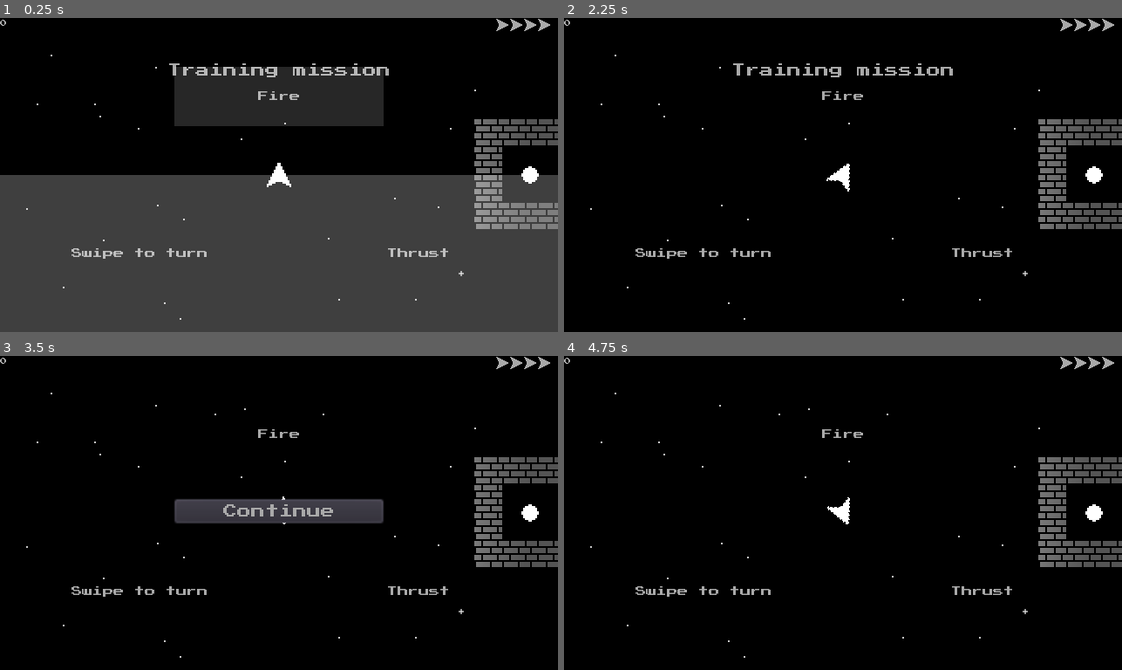
Above: before the commit, frames 1-4 (two rows, left to right).
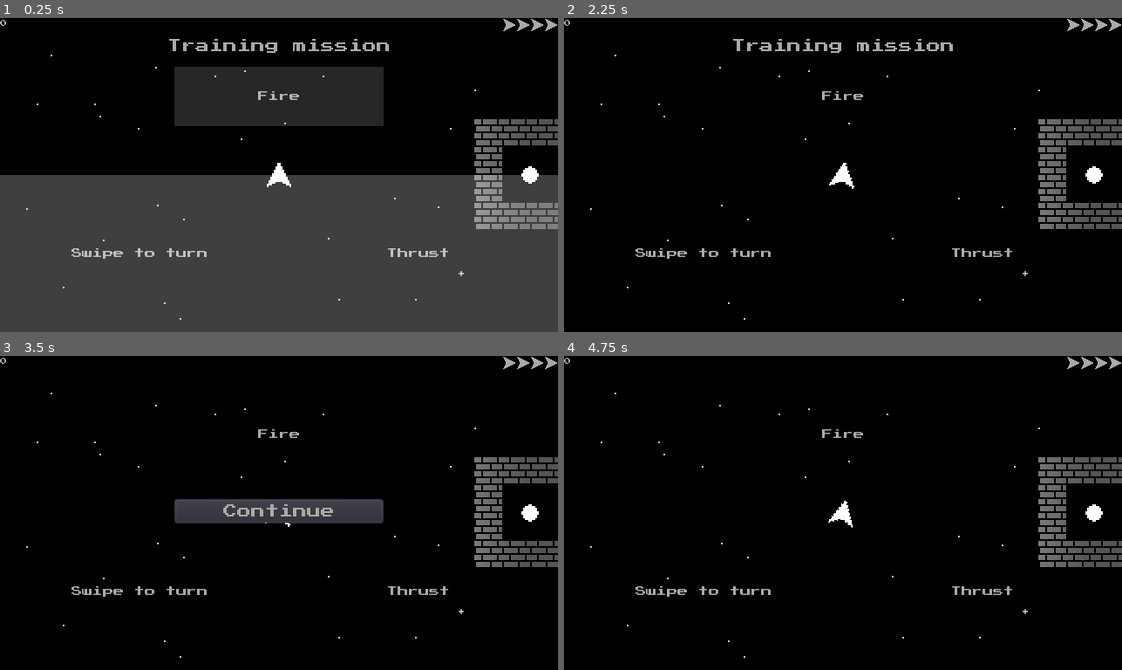
Above: after the commit, the same moments.

Repository: gerald1248/hollows-ng
Game: Godot game, scene res://scenes/main.tscn
Two runs of this game, one before a commit and one after it. Both use one fixed random seed, a clock stepped at 60 frames per second and the inputs below. This scene is started directly instead of the project's main scene.
Inputs (mouse positions are in pixels of both pictures, inside the frame that each line leads up to):
- Up to frame 1 (0.25 s): no input
- Up to frame 2 (2.25 s): move the mouse to (965, 159) at 0.52 s; hold Right (ui_right) 0.53-1.25 s; hold P 0.53-1.25 s; click (965, 159) at 0.67 s; tap Space at 0.77 s; click "Continue" at 1.25 s; tap Enter at 2 s; drag from (731, 190) to (1055, 134) at 2.02 s
- Up to frame 3 (3.5 s): move the mouse to (334, 443) at 2.77 s; hold Right (ui_right) from 2.78 s (still down); hold P from 2.78 s (still down)
- Up to frame 4 (4.75 s): release Right (ui_right) at 3.5 s; release P at 3.5 s; click "Continue" at 3.5 s; tap Space at 4.25 s; drag from (815, 575) to (1077, 472) at 4.27 s

The runs differ from the first frame. In frame 1, 1.3% of the frame differs, in the area x 30-100%, y 0-19%; in frame 2, 1.4%, in the area x 30-100%, y 0-56%; in frame 3, 0.3%; in frame 4, 0.4%.
Error before the commit: Invalid get index 'x' (on base: 'Nil'). (res://scripts/hud.gd:29)

Commit message:
tweaked HUD layout

Diff:
--- a/scenes/main.tscn
+++ b/scenes/main.tscn
@@ -130,15 +130,15 @@
 } ]
 }
 
+[sub_resource type="DynamicFont" id=6]
+size = 4
+extra_spacing_top = 1
+font_data = ExtResource( 12 )
+
 [sub_resource type="DynamicFont" id=5]
 size = 8
 outline_size = 1
 outline_color = Color( 0, 0, 0, 1 )
-font_data = ExtResource( 12 )
-
-[sub_resource type="DynamicFont" id=6]
-size = 4
-extra_spacing_top = 1
 font_data = ExtResource( 12 )
 
 [sub_resource type="DynamicFont" id=7]
@@ -313,43 +313,98 @@
 [node name="hud" type="CanvasLayer" parent="."]
 script = ExtResource( 11 )
 
-[node name="alert" type="Label" parent="hud"]
-margin_right = 320.0
-margin_bottom = 60.0
-custom_fonts/font = SubResource( 5 )
+[node name="vbox" type="VBoxContainer" parent="hud"]
+margin_right = 320.0
+margin_bottom = 180.0
+size_flags_horizontal = 3
+size_flags_vertical = 3
+
+[node name="topbar" type="HBoxContainer" parent="hud/vbox"]
+margin_right = 320.0
+margin_bottom = 8.0
+rect_min_size = Vector2( 320, 8 )
+size_flags_horizontal = 3
+
+[node name="left" type="VBoxContainer" parent="hud/vbox/topbar"]
+margin_bottom = 8.0
+
+[node name="score" type="Label" parent="hud/vbox/topbar/left"]
+margin_bottom = 5.0
+custom_fonts/font = SubResource( 6 )
 custom_colors/font_color = Color( 0.666667, 0.666667, 0.666667, 1 )
 align = 1
 valign = 1
 
-[node name="score" type="Label" parent="hud"]
-custom_fonts/font = SubResource( 6 )
+[node name="middle" type="VBoxContainer" parent="hud/vbox/topbar"]
+margin_left = 4.0
+margin_right = 284.0
+margin_bottom = 8.0
+size_flags_horizontal = 3
+size_flags_vertical = 3
+
+[node name="right4" type="VBoxContainer" parent="hud/vbox/topbar"]
+margin_left = 288.0
+margin_right = 292.0
+margin_bottom = 8.0
+rect_min_size = Vector2( 4, 8 )
+
+[node name="player04" type="Sprite" parent="hud/vbox/topbar/right4"]
+scale = Vector2( 0.5, 0.5 )
+texture = ExtResource( 13 )
+centered = false
+vframes = 2
+
+[node name="right3" type="VBoxContainer" parent="hud/vbox/topbar"]
+margin_left = 296.0
+margin_right = 300.0
+margin_bottom = 8.0
+rect_min_size = Vector2( 4, 0 )
+
+[node name="player03" type="Sprite" parent="hud/vbox/topbar/right3"]
+scale = Vector2( 0.5, 0.5 )
+texture = ExtResource( 13 )
+centered = false
+vframes = 2
+
+[node name="right2" type="VBoxContainer" parent="hud/vbox/topbar"]
+margin_left = 304.0
+margin_right = 308.0
+margin_bottom = 8.0
+rect_min_size = Vector2( 4, 8 )
+
+[node name="player02" type="Sprite" parent="hud/vbox/topbar/right2"]
+scale = Vector2( 0.5, 0.5 )
+texture = ExtResource( 13 )
+centered = false
+vframes = 2
+
+[node name="right1" type="VBoxContainer" parent="hud/vbox/topbar"]
+margin_left = 312.0
+margin_right = 320.0
+margin_bottom = 8.0
+rect_min_size = Vector2( 8, 8 )
+
+[node name="player01" type="Sprite" parent="hud/vbox/topbar/right1"]
+scale = Vector2( 0.5, 0.5 )
+texture = ExtResource( 13 )
+centered = false
+vframes = 2
+
+[node name="alertbar" type="HBoxContainer" parent="hud/vbox"]
+margin_top = 12.0
+margin_right = 320.0
+margin_bottom = 20.0
+size_flags_horizontal = 3
+alignment = 1
+
+[node name="alert" type="Label" parent="hud/vbox/alertbar"]
+margin_left = 160.0
+margin_right = 160.0
+margin_bottom = 8.0
+custom_fonts/font = SubResource( 5 )
 custom_colors/font_color = Color( 0.666667, 0.666667, 0.666667, 1 )
 align = 1
 valign = 1
-
-[node name="player01" type="Sprite" parent="hud"]
-position = Vector2( 312, 4 )
-scale = Vector2( 0.5, 0.5 )
-texture = ExtResource( 13 )
-vframes = 2
-
-[node name="player02" type="Sprite" parent="hud"]
-position = Vector2( 304, 4 )
-scale = Vector2( 0.5, 0.5 )
-texture = ExtResource( 13 )
-vframes = 2
-
-[node name="player03" type="Sprite" parent="hud"]
-position = Vector2( 296, 4 )
-scale = Vector2( 0.5, 0.5 )
-texture = ExtResource( 13 )
-vframes = 2
-
-[node name="player04" type="Sprite" parent="hud"]
-position = Vector2( 288, 4 )
-scale = Vector2( 0.5, 0.5 )
-texture = ExtResource( 13 )
-vframes = 2
 
 [node name="training-fire" type="Label" parent="hud"]
 visible = false
--- a/scripts/hud.gd
+++ b/scripts/hud.gd
@@ -7,13 +7,13 @@
 	update_score(global.score)
 
 	if global.lives < 5:
-		get_node("player04").hide()
+		get_node("vbox/topbar/right4/player04").hide()
 	if global.lives < 4:
-		get_node("player03").hide()
+		get_node("vbox/topbar/right3/player03").hide()
 	if global.lives < 3:
-		get_node("player02").hide()
+		get_node("vbox/topbar/right2/player02").hide()
 	if global.lives < 2:
-		get_node("player01").hide()
+		get_node("vbox/topbar/right1/player01").hide()
 
 	# training
 	if global.level_index == 0:
@@ -25,36 +25,41 @@
 		get_node("training-thrust-rect").show()
 		get_node("training-animation").play("training")
 
+	#$vbox.rect_position = OS.get_window_safe_area().position
+	#$vbox.rect_size = OS.get_window_safe_area().size
+	get_node("vbox/topbar").rect_size.x = $vbox.rect_size.x/4
+
 func layout(viewport):
-	$alert.rect_size.x = viewport.x
-	$player01.transform.origin.x = viewport.x - 4
-	$player02.transform.origin.x = viewport.x - 12
-	$player03.transform.origin.x = viewport.x - 20
-	$player04.transform.origin.x = viewport.x - 28
-	$"training-fire".rect_size.x = viewport.x
-	$"training-turn".rect_size.x = viewport.x / 2
-	$"training-thrust".margin_left = viewport.x / 2
-	$"training-thrust".rect_size.x = viewport.x / 2
-	$"training-fire-rect".rect_size.x = viewport.x
-	$"training-fire-rect".rect_pivot_offset.x = viewport.x/2
-	$"training-fire-rect".rect_pivot_offset.y = viewport.y/4
-	$"training-turn-rect".rect_size.x = viewport.x/2
-	$"training-turn-rect".rect_position.y = viewport.y/2
-	$"training-turn-rect".rect_pivot_offset.x = viewport.x/4
-	$"training-turn-rect".rect_pivot_offset.y = viewport.y/4
-	$"training-thrust-rect".rect_size.x = viewport.x/2
-	$"training-thrust-rect".rect_position.x = viewport.x/2
-	$"training-thrust-rect".rect_position.y = viewport.y/2
-	$"training-thrust-rect".rect_pivot_offset.x = viewport.x/4
-	$"training-thrust-rect".rect_pivot_offset.y = viewport.y/4
-	$credits.rect_position.y = viewport.y/2 + 20
-	$credits.rect_size.x = viewport.x
-	$"continue-container".rect_position.x = viewport.x/2 - 60
-	$"continue-container".rect_position.y = viewport.y/2 - 8
+	pass
+#	$alert.rect_size.x = viewport.x
+#	$player01.transform.origin.x = viewport.x - 4
+#	$player02.transform.origin.x = viewport.x - 12
+#	$player03.transform.origin.x = viewport.x - 20
+#	$player04.transform.origin.x = viewport.x - 28
+#	$"training-fire".rect_size.x = viewport.x
+#	$"training-turn".rect_size.x = viewport.x / 2
+#	$"training-thrust".margin_left = viewport.x / 2
+#	$"training-thrust".rect_size.x = viewport.x / 2
+#	$"training-fire-rect".rect_size.x = viewport.x
+#	$"training-fire-rect".rect_pivot_offset.x = viewport.x/2
+#	$"training-fire-rect".rect_pivot_offset.y = viewport.y/4
+#	$"training-turn-rect".rect_size.x = viewport.x/2
+#	$"training-turn-rect".rect_position.y = viewport.y/2
+#	$"training-turn-rect".rect_pivot_offset.x = viewport.x/4
+#	$"training-turn-rect".rect_pivot_offset.y = viewport.y/4
+#	$"training-thrust-rect".rect_size.x = viewport.x/2
+#	$"training-thrust-rect".rect_position.x = viewport.x/2
+#	$"training-thrust-rect".rect_position.y = viewport.y/2
+#	$"training-thrust-rect".rect_pivot_offset.x = viewport.x/4
+#	$"training-thrust-rect".rect_pivot_offset.y = viewport.y/4
+#	$credits.rect_position.y = viewport.y/2 + 20
+#	$credits.rect_size.x = viewport.x
+#	$"continue-container".rect_position.x = viewport.x/2 - 60
+#	$"continue-container".rect_position.y = viewport.y/2 - 8
 
 func alert(s):
 	alertCount = 100
-	var alertNode = get_node("alert")
+	var alertNode = get_node("vbox/alertbar/alert")
 	alertNode.text = s
 	alertNode.show()
 
@@ -62,8 +67,8 @@
 	if alertCount > 1:
 		alertCount = alertCount - 1
 	elif alertCount == 1:
-		get_node("alert").hide()
+		get_node("vbox/alertbar/alert").hide()
 		alertCount = 0
 
 func update_score(i):
-	$score.text = String(i)
+	get_node("vbox/topbar/left/score").text = String(i)
--- a/scripts/splash.gd
+++ b/scripts/splash.gd
@@ -16,7 +16,6 @@
 	update_button_labels()
 	viewportSize = Vector2(get_parent().size.x/4, get_parent().size.y/4)
 	global.set_viewport_size(viewportSize)
-	#$player.position = Vector2(viewportSize.x/2, viewportSize.y/2 - 16)
 	rng.randomize()
 	var rand = rng.randf_range(0.0, 1.0)
 
